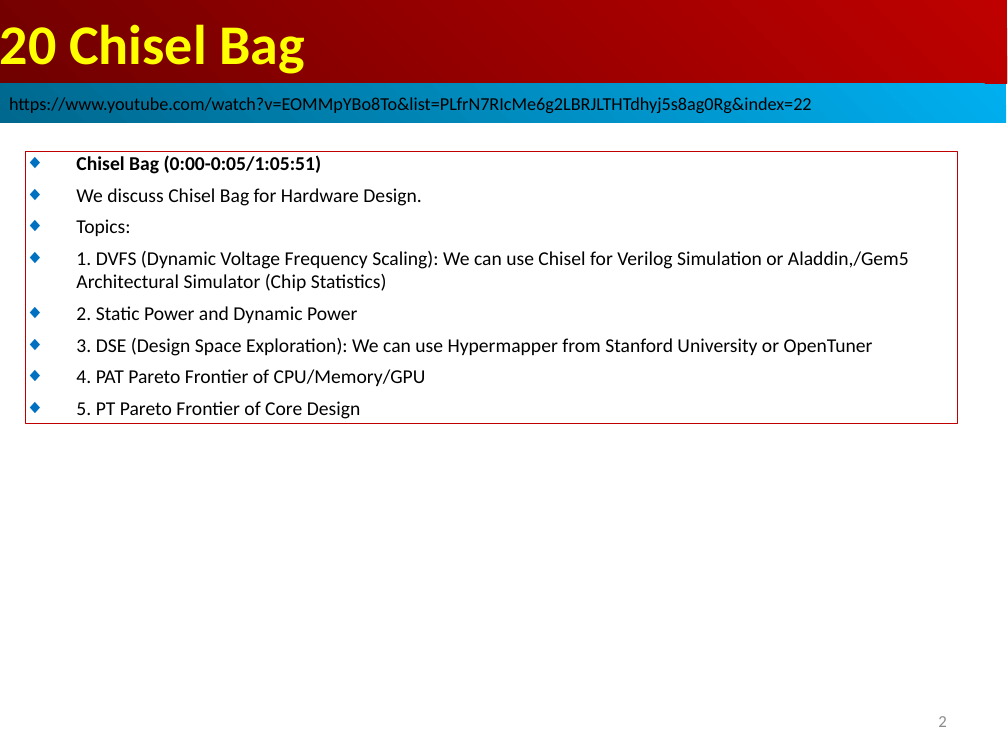
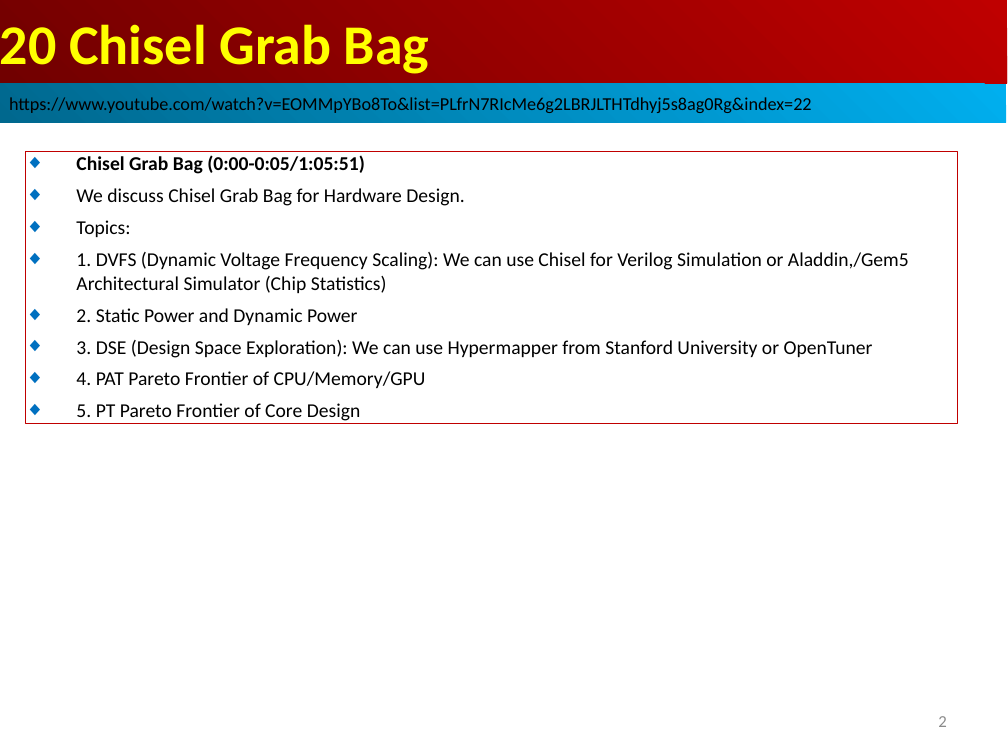
Before and after one commit to peterhchen/AIU_CS800_Chisel, a slide deck: slide 2 of 500_UCSC_HWD/020_Bag/000_Video/020.Bag.ppt. Drawn at 1008x756 pixels with LibreOffice and Linux fonts; fonts in the diff are those of the drawing. Boxes give left, top, right and bottom in pixels: in the first picture for what was removed or moved away, otherwise in the second. Text is boxed around its words. In the diff, an @@ line names an element or a change of style, - is before the commit and + after.

```diff
--- a/500_UCSC_HWD/020_Bag/000_Video/020.Bag.ppt
+++ b/500_UCSC_HWD/020_Bag/000_Video/020.Bag.ppt
@@ text in rectangle at bbox=[0, 24, 430, 74]: text changed @@
-20 Chisel Bag
+20 Chisel Grab Bag
@@ text in rectangle at bbox=[76, 155, 464, 206]: text changed @@
-◆ Chisel Bag (0:00-0:05/1:05:51)
-◆ We discuss Chisel Bag for Hardware Design.
+◆ Chisel Grab Bag (0:00-0:05/1:05:51)
+◆ We discuss Chisel Grab Bag for Hardware Design.
```
Also in this commit, not shown: 6 other slides changed, 29 slides removed.
